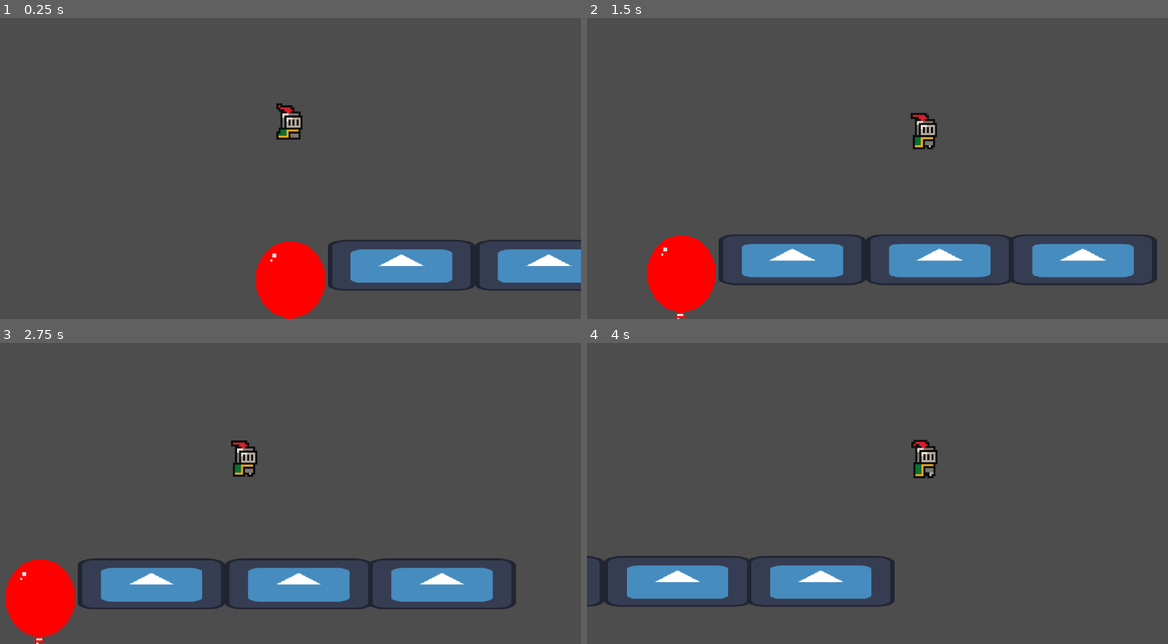
Above: before the commit, frames 1-4 (two rows, left to right).
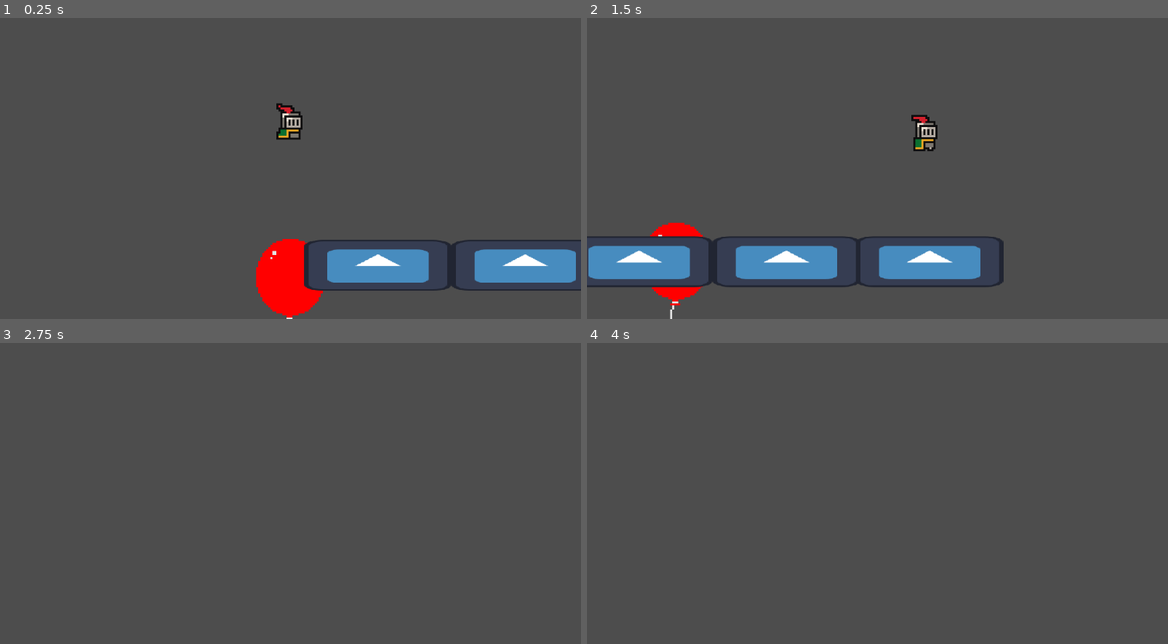
Above: after the commit, the same moments.

Repository: Cayuga007/game_jam_project
Game: Godot game, scene res://scenes/game.tscn
The game is run twice, just before and just after one commit, with the same random seed, the same clock (stepped at 60 frames per second) and the same inputs. The engine's default icon, where the game draws it, is replaced by a stand-in: a white triangle on a blue panel in a dark square.
Inputs:
- Up to frame 1 (0.25 s): no input
- Up to frame 2 (1.5 s): hold Right (ui_right) from 0.53 s (still down)
- Up to frame 3 (2.75 s): release Right (ui_right) at 2.03 s; hold Left (ui_left) from 2.03 s (still down)
- Up to frame 4 (4 s): release Left (ui_left) at 2.78 s; hold Right (ui_right) from 2.78 s (still down)

The runs differ from the first frame. In frame 1, 3.1% of the frame differs, in the area x 44-100%, y 73-100%; in frame 2, 9.7%; in frame 3, 10%, in the area x 1-89%, y 32-100%; in frame 4, 5.5%.

Commit message:
clean-up

Diff:
--- a/game_jam_project/balloon.tscn
+++ b/game_jam_project/balloon.tscn
@@ -1,10 +1,10 @@
-[gd_scene load_steps=3 format=3 uid="uid://dmq60qesy8tff"]
+[gd_scene load_steps=3 format=3 uid="uid://xk51urxqfmrh"]
 
-[ext_resource type="Script" uid="uid://bfwkm20dmhg4n" path="res://balloon.gd" id="1_n2rxu"]
+[ext_resource type="Script" uid="uid://bfwkm20dmhg4n" path="res://scripts/balloon.gd" id="1_r345k"]
 [ext_resource type="Texture2D" uid="uid://bs8w3nq8hhlgb" path="res://icon.svg" id="2_r345k"]
 
 [node name="Balloon" type="Node2D"]
-script = ExtResource("1_n2rxu")
+script = ExtResource("1_r345k")
 
 [node name="Sprite2D" type="Sprite2D" parent="."]
 scale = Vector2(0.5, 1)
--- a/game_jam_project/cloud.tscn
+++ b/game_jam_project/cloud.tscn
@@ -1,10 +1,10 @@
-[gd_scene load_steps=3 format=3 uid="uid://drc7fuo6n5y48"]
+[gd_scene load_steps=3 format=3 uid="uid://cmricpnr2nw3f"]
 
-[ext_resource type="Script" uid="uid://kp50mi7oo8nx" path="res://cloud.gd" id="1_4rphk"]
+[ext_resource type="Script" uid="uid://kp50mi7oo8nx" path="res://scripts/cloud.gd" id="1_b3oxr"]
 [ext_resource type="Texture2D" uid="uid://bs8w3nq8hhlgb" path="res://icon.svg" id="2_b3oxr"]
 
 [node name="Cloud" type="Node2D"]
-script = ExtResource("1_4rphk")
+script = ExtResource("1_b3oxr")
 
 [node name="Sprite2D" type="Sprite2D" parent="."]
 scale = Vector2(1, 0.5)
--- a/game_jam_project/obstacle_generation.tscn
+++ /dev/null
@@ -1,6 +0,0 @@
-[gd_scene load_steps=2 format=3 uid="uid://bl5fj3nahx5pe"]
-
-[ext_resource type="Script" uid="uid://yh4745k6358e" path="res://obstacle_generation.gd" id="1_cmakl"]
-
-[node name="ObstacleGeneration" type="Node2D"]
-script = ExtResource("1_cmakl")
--- a/game_jam_project/bird.tscn
+++ b/game_jam_project/scenes/bird.tscn
@@ -1,6 +1,6 @@
 [gd_scene load_steps=3 format=3 uid="uid://5p3ehwkbfyci"]
 
-[ext_resource type="Script" uid="uid://usybctlonrmp" path="res://bird.gd" id="1_g5k2s"]
+[ext_resource type="Script" uid="uid://usybctlonrmp" path="res://scripts/bird.gd" id="1_g5k2s"]
 [ext_resource type="Texture2D" uid="uid://bs8w3nq8hhlgb" path="res://icon.svg" id="2_crnqq"]
 
 [node name="Bird" type="Node2D"]
--- a/game_jam_project/scenes/bloon.tscn
+++ b/game_jam_project/scenes/bloon.tscn
@@ -1,5 +1,6 @@
-[gd_scene load_steps=8 format=3 uid="uid://2xqdwui4o5qa"]
+[gd_scene load_steps=9 format=3 uid="uid://2xqdwui4o5qa"]
 
+[ext_resource type="Script" uid="uid://bfwkm20dmhg4n" path="res://scripts/balloon.gd" id="1_emhme"]
 [ext_resource type="Texture2D" uid="uid://pf1w8e4kdlfu" path="res://assets/sprites/Bloon.png" id="1_w75no"]
 
 [sub_resource type="AtlasTexture" id="AtlasTexture_emhme"]
@@ -42,6 +43,7 @@
 radius = 17.0
 
 [node name="Bloon" type="AnimatableBody2D"]
+script = ExtResource("1_emhme")
 
 [node name="AnimatedSprite2D" type="AnimatedSprite2D" parent="."]
 sprite_frames = SubResource("SpriteFrames_opfix")
--- a/game_jam_project/scenes/cloud.tscn
+++ b/game_jam_project/scenes/cloud.tscn
@@ -1,5 +1,6 @@
-[gd_scene load_steps=4 format=3 uid="uid://dt1gm0a5xpgem"]
+[gd_scene load_steps=5 format=3 uid="uid://dt1gm0a5xpgem"]
 
+[ext_resource type="Script" uid="uid://kp50mi7oo8nx" path="res://scripts/cloud.gd" id="1_2kyfr"]
 [ext_resource type="Texture2D" uid="uid://bs8w3nq8hhlgb" path="res://icon.svg" id="1_vlwrh"]
 
 [sub_resource type="SpriteFrames" id="SpriteFrames_vlwrh"]
@@ -17,6 +18,7 @@
 size = Vector2(72, 24)
 
 [node name="AnimatableBody2D" type="AnimatableBody2D"]
+script = ExtResource("1_2kyfr")
 
 [node name="AnimatedSprite2D" type="AnimatedSprite2D" parent="."]
 position = Vector2(1, 1)
--- /dev/null
+++ b/game_jam_project/scenes/obstacle_generation.tscn
@@ -0,0 +1,6 @@
+[gd_scene load_steps=2 format=3 uid="uid://bl5fj3nahx5pe"]
+
+[ext_resource type="Script" uid="uid://yh4745k6358e" path="res://scripts/obstacle_generation.gd" id="1_y0sje"]
+
+[node name="ObstacleGeneration" type="Node2D"]
+script = ExtResource("1_y0sje")
--- a/game_jam_project/test.tscn
+++ /dev/null
@@ -1,3 +0,0 @@
-[gd_scene format=3 uid="uid://b7c2x7ukfb2bv"]
-
-[node name="Test" type="Node2D"]
--- a/game_jam_project/test_2.tscn
+++ /dev/null
@@ -1,3 +0,0 @@
-[gd_scene load_steps=0 format=3 uid="uid://cqc3wqpqmqt4n"]
-
-[node name="Test2" type="Node2D"]
Renamed: game_jam_project/balloon.gd -> game_jam_project/scripts/balloon.gd
Renamed: game_jam_project/balloon.gd.uid -> game_jam_project/scripts/balloon.gd.uid
Renamed: game_jam_project/bird.gd -> game_jam_project/scripts/bird.gd
Renamed: game_jam_project/bird.gd.uid -> game_jam_project/scripts/bird.gd.uid
Renamed: game_jam_project/cloud.gd -> game_jam_project/scripts/cloud.gd
Renamed: game_jam_project/cloud.gd.uid -> game_jam_project/scripts/cloud.gd.uid
Renamed: game_jam_project/obstacle.gd -> game_jam_project/scripts/obstacle.gd
Renamed: game_jam_project/obstacle.gd.uid -> game_jam_project/scripts/obstacle.gd.uid
Renamed: game_jam_project/obstacle_generation.gd -> game_jam_project/scripts/obstacle_generation.gd
Renamed: game_jam_project/obstacle_generation.gd.uid -> game_jam_project/scripts/obstacle_generation.gd.uid
